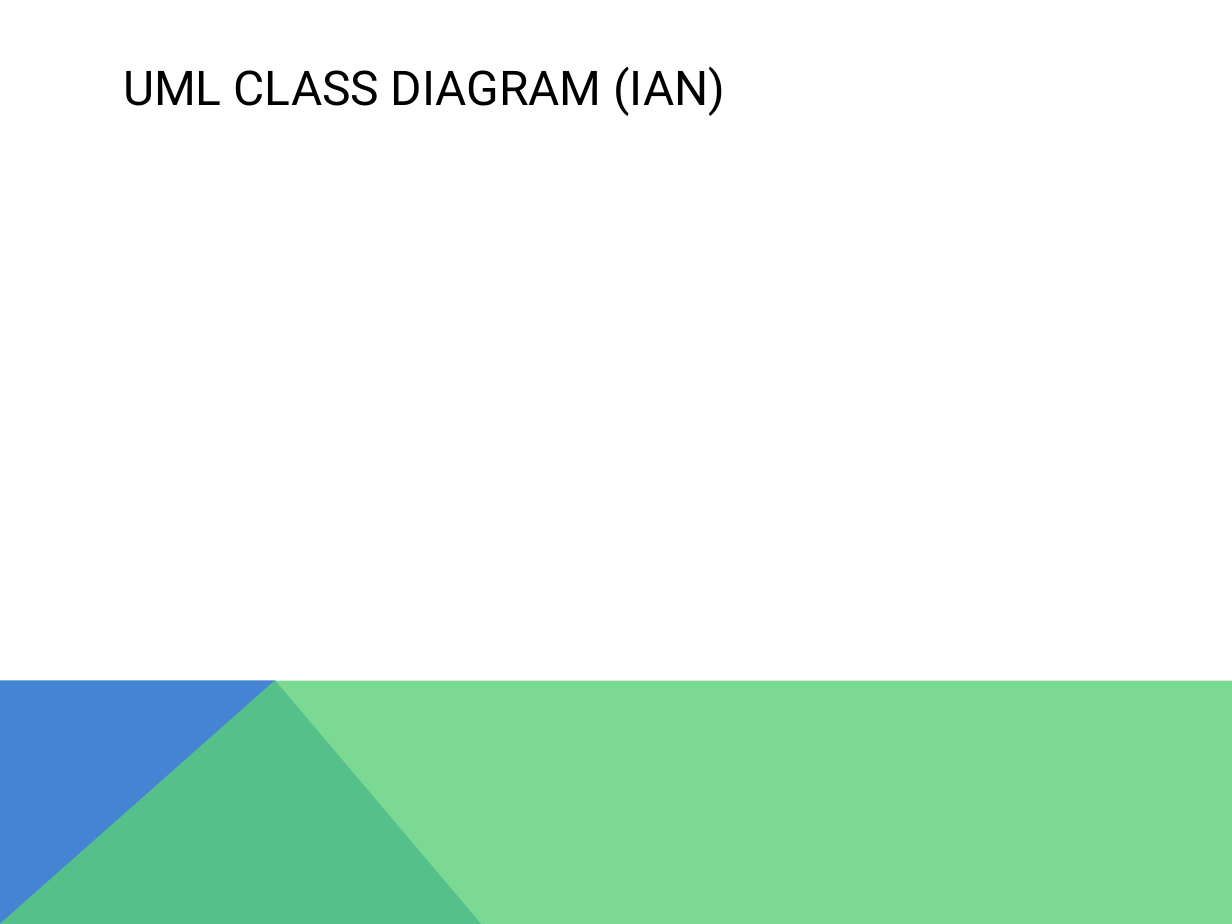
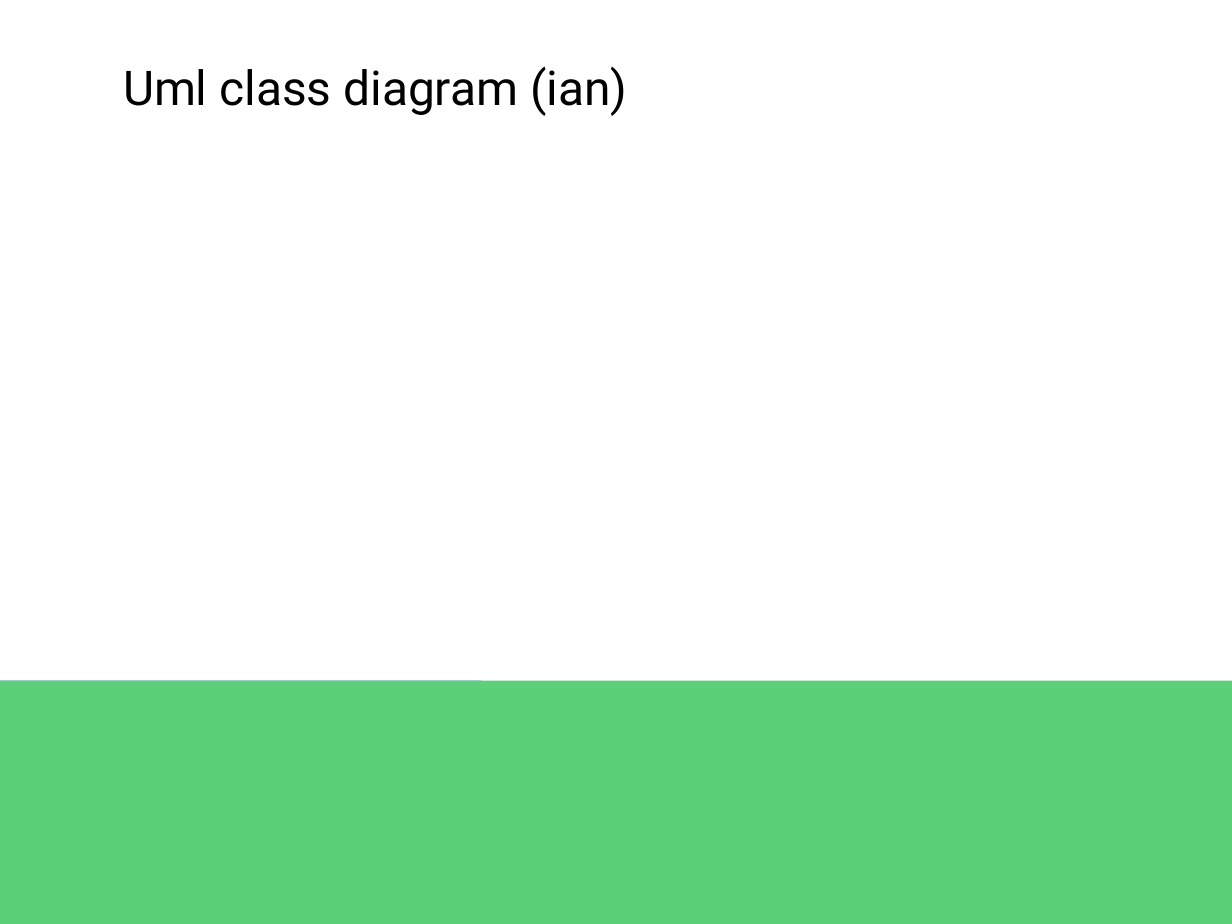
Before and after one commit to Dinilson/XNARaceGame, a slide deck: slide 3 of PRESENTATIE racegame project.pptx. Drawn at 1232x924 pixels with LibreOffice and Linux fonts; fonts in the diff are those of the drawing; background and template pictures are left out. Boxes give left, top, right and bottom in pixels: in the first picture for what was removed or moved away, otherwise in the second. Text is boxed around its words. In the diff, an @@ line names an element or a change of style, - is before the commit and + after.

```diff
--- a/PRESENTATIE racegame project.pptx
+++ b/PRESENTATIE racegame project.pptx
@@ text at [123,66,627,116]: text changed @@
-UML CLASS DIAGRAM (IAN)
+Uml class diagram (ian)
@@ freeform shape removed at [0,680,482,924] @@
@@ freeform shape removed at [0,680,1232,924] @@
@@ rectangle added at [0,680,482,924], fill #4584D3 @@
@@ rectangle added at [0,680,1232,924], fill #5BD078 @@
```
Also in this commit, not shown: 5 other slides changed, 2 slides added.
